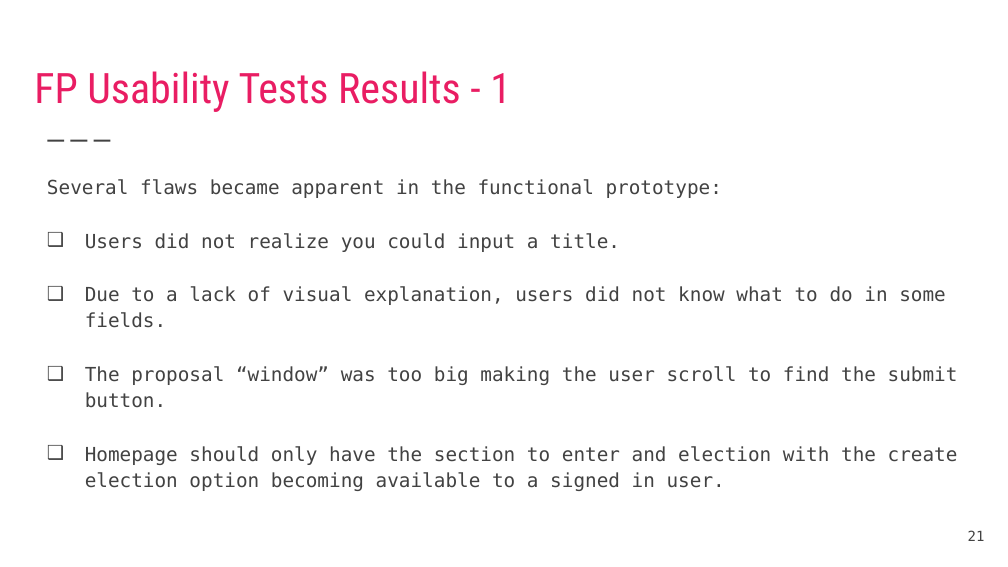
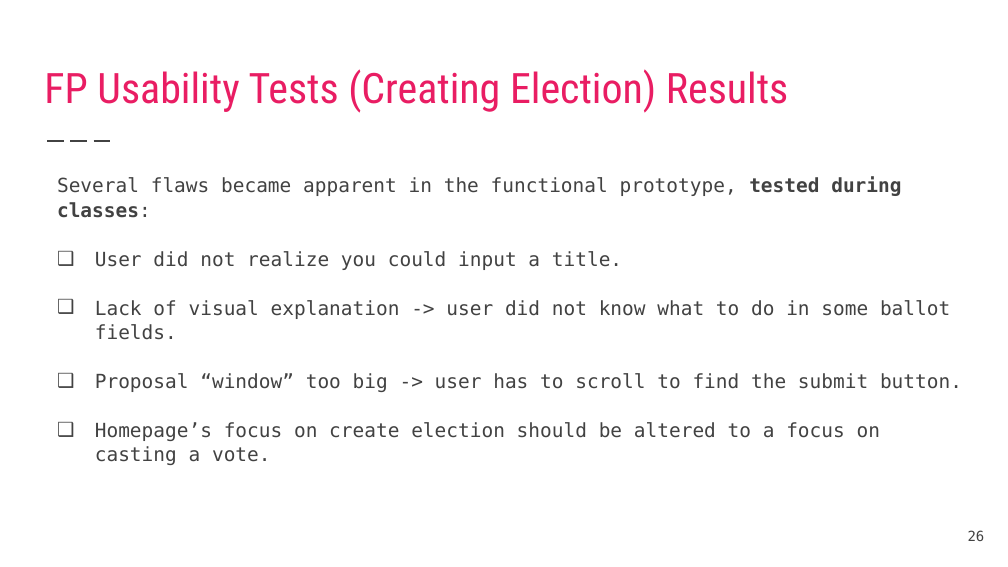
Before and after one commit to DavidAraujo98/ElectRight, a slide deck: slide 26 of documentation/IHC_Final_Presentation.pptx (slide 21 before the commit). Drawn at 1008x567 pixels with LibreOffice and Linux fonts; fonts in the diff are those of the drawing. Boxes give left, top, right and bottom in pixels: in the first picture for what was removed or moved away, otherwise in the second. Text is boxed around its words. In the diff, an @@ line names an element or a change of style, - is before the commit and + after.

```diff
--- a/documentation/IHC_Final_Presentation.pptx
+++ b/documentation/IHC_Final_Presentation.pptx
@@ title at (x1=44, y1=69, x2=788, y2=113): text changed @@
-FP Usability Tests Results - 1
+FP Usability Tests (Creating Election) Results
@@ text at (x1=57, y1=177, x2=962, y2=465): text changed; size 13.8 to 13.9 pt @@
-Several flaws became apparent in the functional prototype:
-❑ Users did not realize you could input a title.
-❑ Due to a lack of visual explanation, users did not know what to do in some fields.
-❑ The proposal “window” was too big making the user scroll to find the submit button.
-❑ Homepage should only have the section to enter and election with the create election option becoming available to a signed in user.
+Several flaws became apparent in the functional prototype, tested during classes:
+❑ User did not realize you could input a title.
+❑ Lack of visual explanation -> user did not know what to do in some ballot fields.
+❑ Proposal “window” too big -> user has to scroll to find the submit button.
+❑ Homepage’s focus on create election should be altered to a focus on casting a vote.
@@ page number at (x1=968, y1=530, x2=985, y2=541): text changed @@
-21
+26
```
Also in this commit, not shown: 22 other slides changed, 10 slides added, 2 slides removed, 20 other files.
